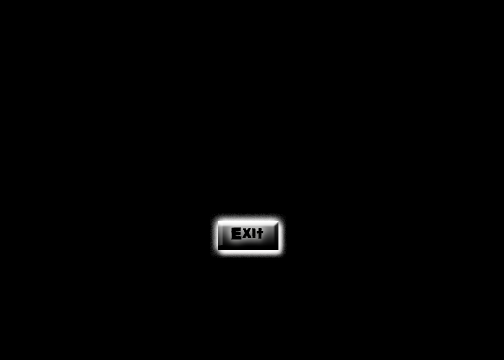
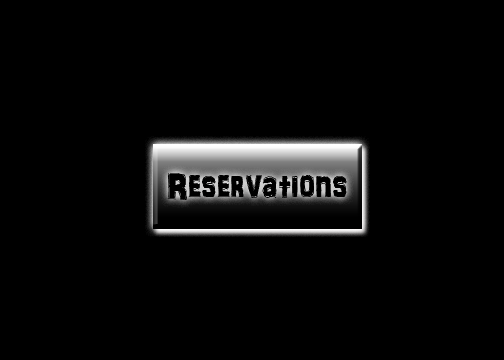
Layer changes from the first 504 × 360 image to the second:
hid "Shape 1 copy 2", moved it above "Exit" over left=218, top=221, right=279, bottom=250
hid "Exit" over left=210, top=213, right=287, bottom=258
added layer "Reservations" above "CarryOut" over left=145, top=136, right=370, bottom=237
